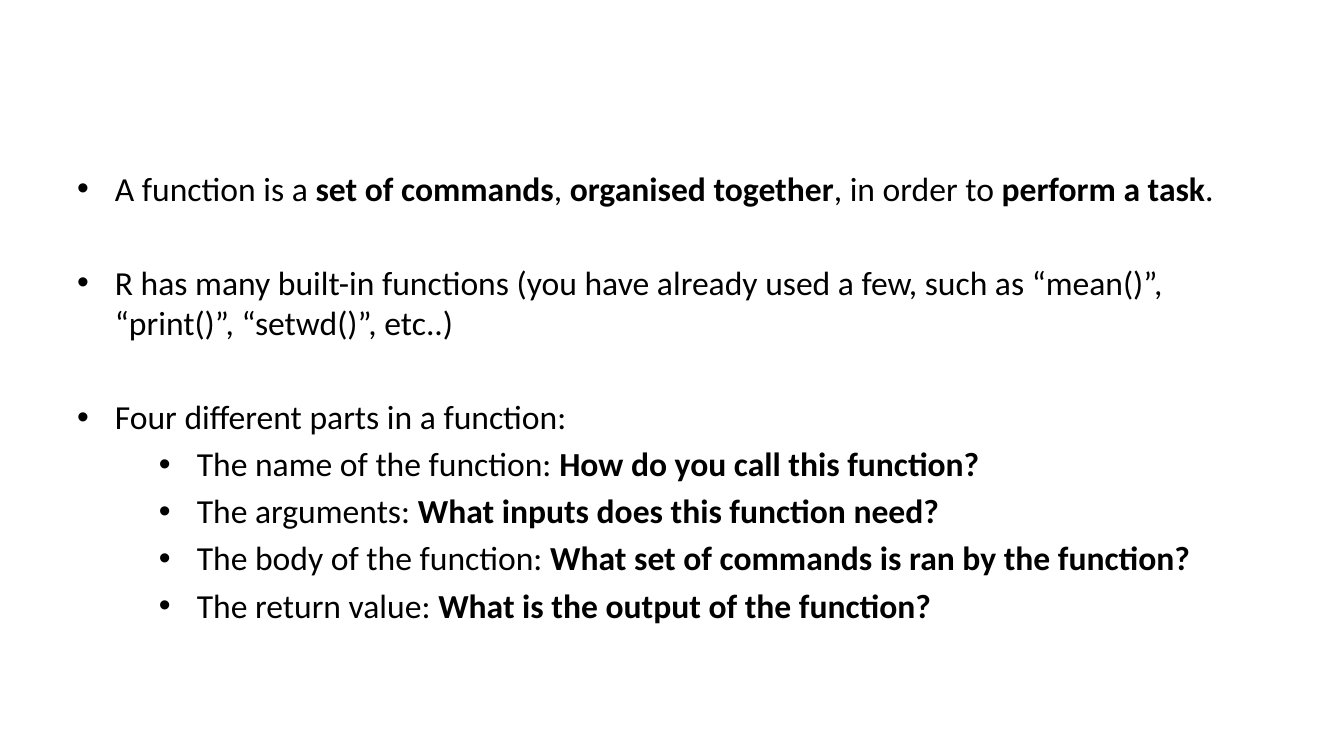
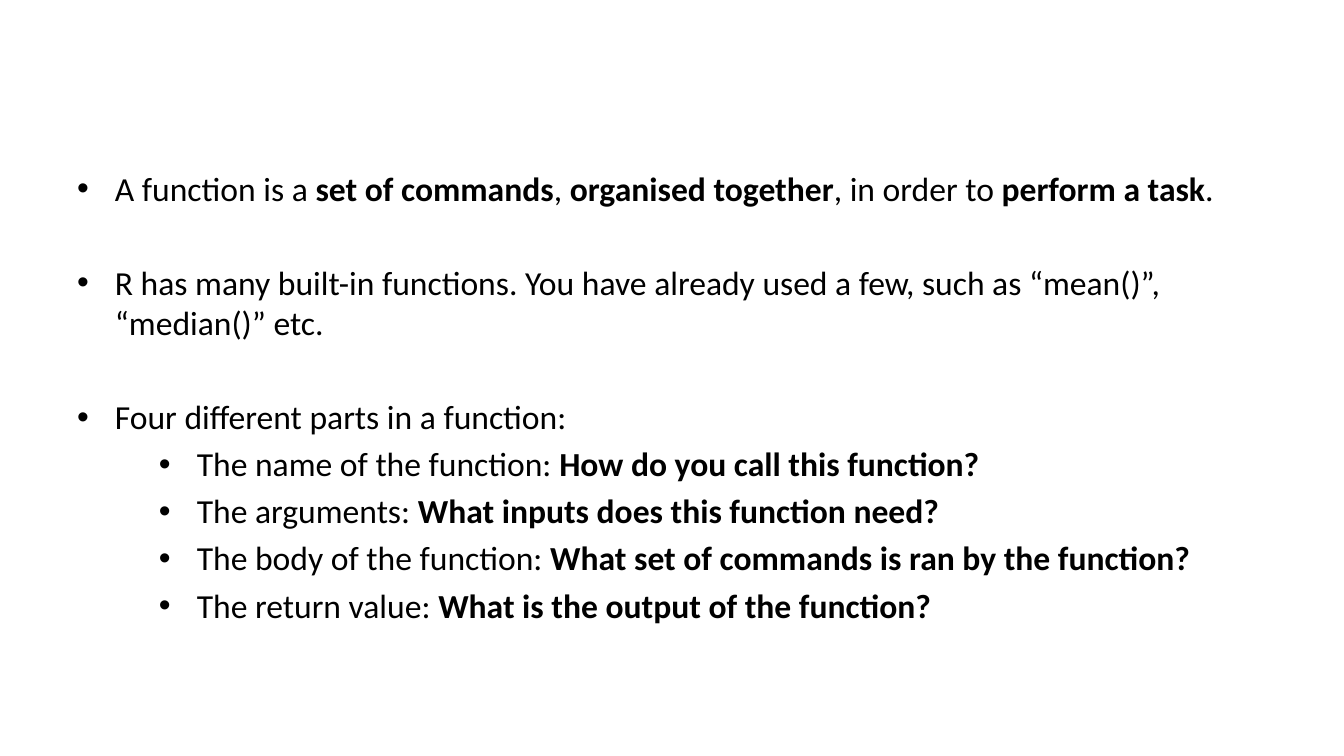
Before and after one commit to alxsrobert/intro_to_R_2022, a slide deck: slide 3 of session_2/SLIDES_introduction_to_R_2.pptx. Drawn at 1344x756 pixels with LibreOffice and Linux fonts; fonts in the diff are those of the drawing; background and template pictures are left out. Boxes give left, top, right and bottom in pixels: in the first picture for what was removed or moved away, otherwise in the second. Text is boxed around its words. In the diff, an @@ line names an element or a change of style, - is before the commit and + after.

```diff
--- a/session_2/SLIDES_introduction_to_R_2.pptx
+++ b/session_2/SLIDES_introduction_to_R_2.pptx
@@ text at (115, 270, 1160, 340): text changed @@
-• R has many built-in functions (you have already used a few, such as “mean()”, “print()”, “setwd()”, etc..)
+• R has many built-in functions. You have already used a few, such as “mean()”, “median()” etc.
```
Also in this commit, not shown: 2 other slides changed, 7 slides added.
